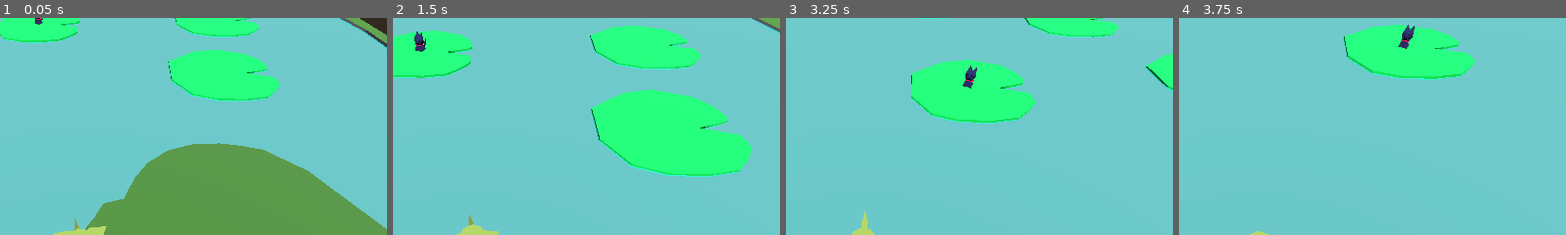
Above: before the commit, frames 1-4 (left to right).
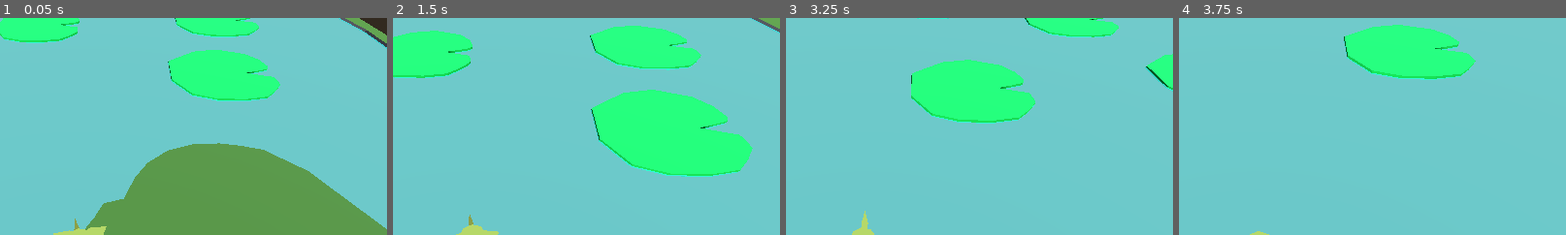
Above: after the commit, the same moments.

Repository: Swimnato/BYUGameJamSpring2025
Game: Godot game, scene res://Scenes/levels/test_scene_pond.tscn
The game is run twice, just before and just after one commit, with the same random seed, the same clock (stepped at 60 frames per second) and the same inputs. This scene is started directly instead of the project's main scene.
Inputs:
- Up to frame 1 (0.05 s): no input
- Up to frame 2 (1.5 s): tap Enter at 0.5 s; hold W (move_up) from 0.53 s (still down); tap Space (jump) at 0.77 s
- Up to frame 3 (3.25 s): tap Space (jump) at 1.52, 3.02 s; release W (move_up) at 2.03 s; hold A (move_left) from 2.03 s (still down)
- Up to frame 4 (3.75 s): release A (move_left) at 3.53 s; hold S (move_down) from 3.53 s (still down)
The pictures show only the part of the screen within x 40-90%, y 0-50%; the shares and areas given below are measured in that part.

The runs differ from the first frame. In frame 1, less than 0.1% of the frame differs, in the area x 9-12%, y 0-4%; in frame 2, 0.2%; in frame 3, 0.2%; in frame 4, 0.2%, in the area x 56-61%, y 3-15%.

Commit message:
Cat now comes out of water as easter egg
- also a certified speedrunning strat

Diff:
--- a/Scenes/levels/scn_PondMap.tscn
+++ b/Scenes/levels/scn_PondMap.tscn
@@ -7,6 +7,9 @@
 [ext_resource type="PackedScene" uid="uid://b0y4qh64th4xv" path="res://Scenes/objects/scn_hurtbox.tscn" id="3_khnxe"]
 [ext_resource type="PackedScene" uid="uid://bc5s0rft0e5gf" path="res://Scenes/objects/Floating Platform.tscn" id="4_khnxe"]
 [ext_resource type="PackedScene" uid="uid://dvhfttb1g2ogl" path="res://3d Models/characters/catprototype.glb" id="7_crnpl"]
+[ext_resource type="Script" uid="uid://cjjluumojh0qk" path="res://Scripts/scr_cat_out_of_water.gd" id="8_6wd78"]
+
+[sub_resource type="CapsuleShape3D" id="CapsuleShape3D_crnpl"]
 
 [sub_resource type="StandardMaterial3D" id="StandardMaterial3D_khnxe"]
 transparency = 1
@@ -14,7 +17,46 @@
 
 [sub_resource type="PlaneMesh" id="PlaneMesh_3yaxh"]
 
-[sub_resource type="CapsuleShape3D" id="CapsuleShape3D_crnpl"]
+[sub_resource type="CylinderShape3D" id="CylinderShape3D_h85wo"]
+height = 5.0
+radius = 20.0
+
+[sub_resource type="Animation" id="Animation_8wpu8"]
+resource_name = "Cat Out of Water"
+step = 0.008
+tracks/0/type = "value"
+tracks/0/imported = false
+tracks/0/enabled = true
+tracks/0/path = NodePath("../objects/Interactibles/catprototype:position")
+tracks/0/interp = 1
+tracks/0/loop_wrap = true
+tracks/0/keys = {
+"times": PackedFloat32Array(0, 1),
+"transitions": PackedFloat32Array(1, 1),
+"update": 0,
+"values": [Vector3(-110.974, -7.19148, 46.3199), Vector3(-110.974, -1.224, 46.3199)]
+}
+
+[sub_resource type="Animation" id="Animation_x1l0e"]
+length = 0.001
+tracks/0/type = "value"
+tracks/0/imported = false
+tracks/0/enabled = true
+tracks/0/path = NodePath("../objects/Interactibles/catprototype:position")
+tracks/0/interp = 1
+tracks/0/loop_wrap = true
+tracks/0/keys = {
+"times": PackedFloat32Array(0),
+"transitions": PackedFloat32Array(1),
+"update": 0,
+"values": [Vector3(-110.974, -7.19148, 46.3199)]
+}
+
+[sub_resource type="AnimationLibrary" id="AnimationLibrary_ujri8"]
+_data = {
+&"Cat Out of Water": SubResource("Animation_8wpu8"),
+&"RESET": SubResource("Animation_x1l0e")
+}
 
 [node name="scn_Pond_Map" type="Node3D"]
 
@@ -27,6 +69,14 @@
 
 [node name="Stamp" parent="objects/Interactibles" instance=ExtResource("2_3yaxh")]
 transform = Transform3D(4, 0, 0, 0, 4, 0, 0, 0, 4, 93.395, 2, -153.907)
+
+[node name="catprototype" parent="objects/Interactibles" instance=ExtResource("7_crnpl")]
+transform = Transform3D(-1.73205, 0, 1, 0, 2, 0, -1, 0, -1.73205, -110.974, -7.19148, 46.3199)
+
+[node name="CharacterBody3D" type="CharacterBody3D" parent="objects/Interactibles/catprototype"]
+
+[node name="CollisionShape3D" type="CollisionShape3D" parent="objects/Interactibles/catprototype/CharacterBody3D"]
+shape = SubResource("CapsuleShape3D_crnpl")
 
 [node name="Collisions" type="Node3D" parent="objects"]
 
@@ -106,15 +156,26 @@
 [node name="FloatingPlatform" parent="objects/Collisions" instance=ExtResource("4_khnxe")]
 transform = Transform3D(1, 0, 0, 0, 1, 0, 0, 0, 1, -33.2323, 0, -25.0908)
 
-[node name="catprototype" parent="objects/Collisions" instance=ExtResource("7_crnpl")]
-transform = Transform3D(-1.73205, 0, 1, 0, 2, 0, -1, 0, -1.73205, -67.7169, 0.577112, 46.3199)
-
-[node name="CharacterBody3D" type="CharacterBody3D" parent="objects/Collisions/catprototype"]
-
-[node name="CollisionShape3D" type="CollisionShape3D" parent="objects/Collisions/catprototype/CharacterBody3D"]
-shape = SubResource("CapsuleShape3D_crnpl")
-
 [node name="Hurtboxes" type="Node3D" parent="objects"]
 
 [node name="Hurtbox" parent="objects/Hurtboxes" instance=ExtResource("3_khnxe")]
 transform = Transform3D(500, 0, 0, 0, 1, 0, 0, 0, 500, 14.6531, -1.82235, 3.8154)
+
+[node name="Trigger Zones" type="Node3D" parent="objects"]
+
+[node name="Trigger Cat" type="Area3D" parent="objects/Trigger Zones"]
+transform = Transform3D(1, 0, 0, 0, 1, 0, 0, 0, 1, -68.5334, 0, 48.1192)
+
+[node name="CollisionShape3D" type="CollisionShape3D" parent="objects/Trigger Zones/Trigger Cat"]
+transform = Transform3D(1, 0, 0, 0, 1, 0, 0, 0, 1, 0.644554, 0, -6.40799)
+shape = SubResource("CylinderShape3D_h85wo")
+
+[node name="Animations" type="Node3D" parent="."]
+
+[node name="AnimationPlayer" type="AnimationPlayer" parent="Animations"]
+libraries = {
+&"": SubResource("AnimationLibrary_ujri8")
+}
+script = ExtResource("8_6wd78")
+
+[connection signal="body_entered" from="objects/Trigger Zones/Trigger Cat" to="Animations/AnimationPlayer" method="_on_trigger_cat_body_entered"]
--- /dev/null
+++ b/Scripts/scr_cat_out_of_water.gd
@@ -0,0 +1,6 @@
+extends AnimationPlayer
+
+
+func _on_trigger_cat_body_entered(body: Node3D) -> void:
+	if body.name == "Player":
+		play("Cat Out of Water");
Not shown: 1 places in Scenes/levels/scn_PondMap.tscn that only renumber resources
Not shown, added: Scripts/scr_cat_out_of_water.gd.uid
